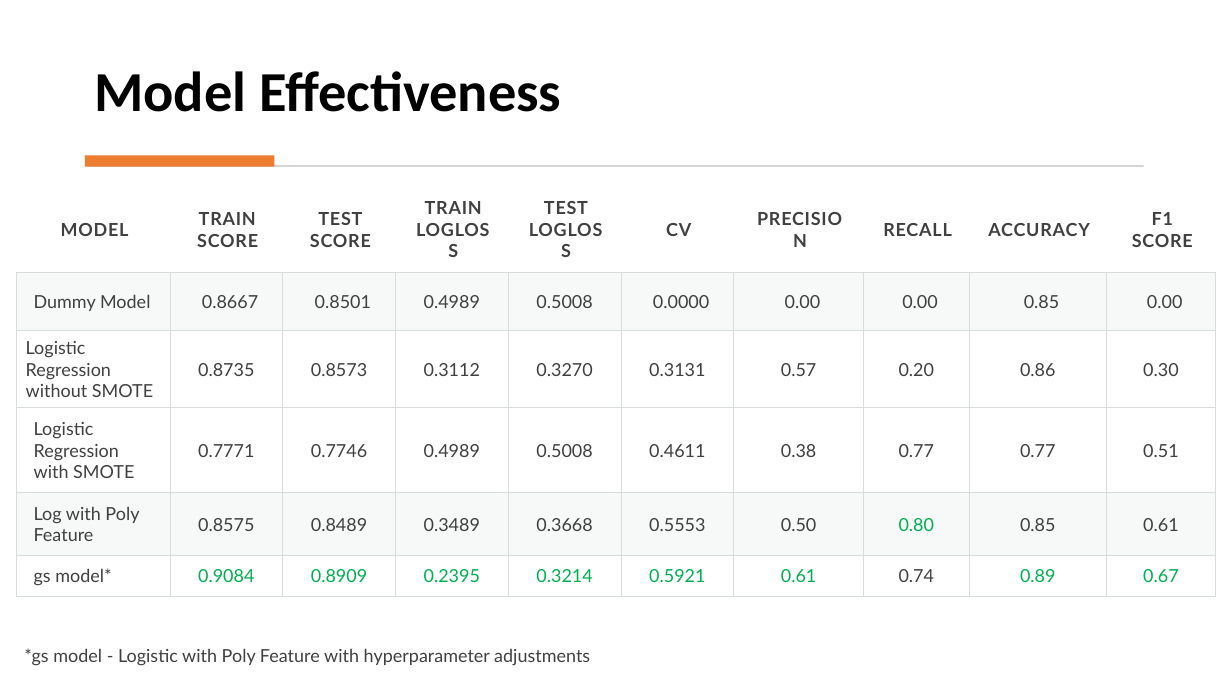
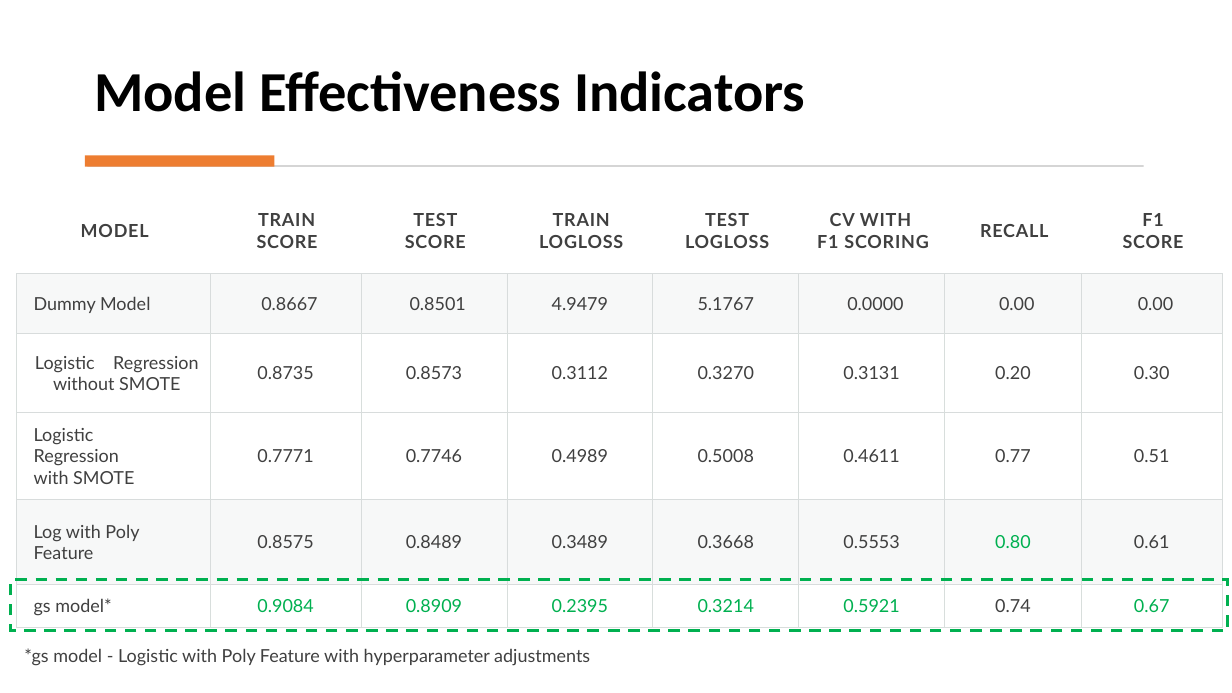
Before and after one commit to yasiSriLanka/Model-to-Predict-Churn-in-Syriatel, a slide deck: slide 4 of Model to Predict Churn in Syriatel Presentation Slides.pptx. Drawn at 1232x693 pixels with LibreOffice and Linux fonts; fonts in the diff are those of the drawing. Boxes give left, top, right and bottom in pixels: in the first picture for what was removed or moved away, otherwise in the second. Text is boxed around its words. In the diff, an @@ line names an element or a change of style, - is before the commit and + after.

```diff
--- a/Model to Predict Churn in Syriatel Presentation Slides.pptx
+++ b/Model to Predict Churn in Syriatel Presentation Slides.pptx
@@ title at box(94, 71, 805, 112): text changed @@
-Model Effectiveness
+Model Effectiveness Indicators
@@ table at box(17, 187, 1224, 628) @@
-column 1, row 4: Logistic Regression / with SMOTE
+column 1, row 4: Logistic / Regression / with SMOTE
-column 4: TRAIN / LOGLOSS | 0.4989 | 0.3112 | 0.4989 | 0.3489 | 0.2395
-column 5: TEST / LOGLOSS | 0.5008 | 0.3270 | 0.5008 | 0.3668 | 0.3214
-column 6: CV | 0.0000 | 0.3131 | 0.4611 | 0.5553 | 0.5921
-column 7: PRECISION | 0.00 | 0.57 | 0.38 | 0.50 | 0.61
+column 4: TRAIN / LOGLOSS | 4.9479 | 0.3112 | 0.4989 | 0.3489 | 0.2395
+column 5: TEST / LOGLOSS | 5.1767 | 0.3270 | 0.5008 | 0.3668 | 0.3214
+column 6: CV WITH / F1 SCORING | 0.0000 | 0.3131 | 0.4611 | 0.5553 | 0.5921
-column 9: ACCURACY | 0.85 | 0.86 | 0.77 | 0.85 | 0.89
@@ table: place and size @@
-table at box(17, 187, 1215, 596)
+table at box(17, 187, 1224, 628)
@@ rectangle added at box(11, 580, 1228, 631), outline #00B050 2.25 pt dashed @@
```
Also in this commit, not shown: 2 other slides changed, 5 other files.
